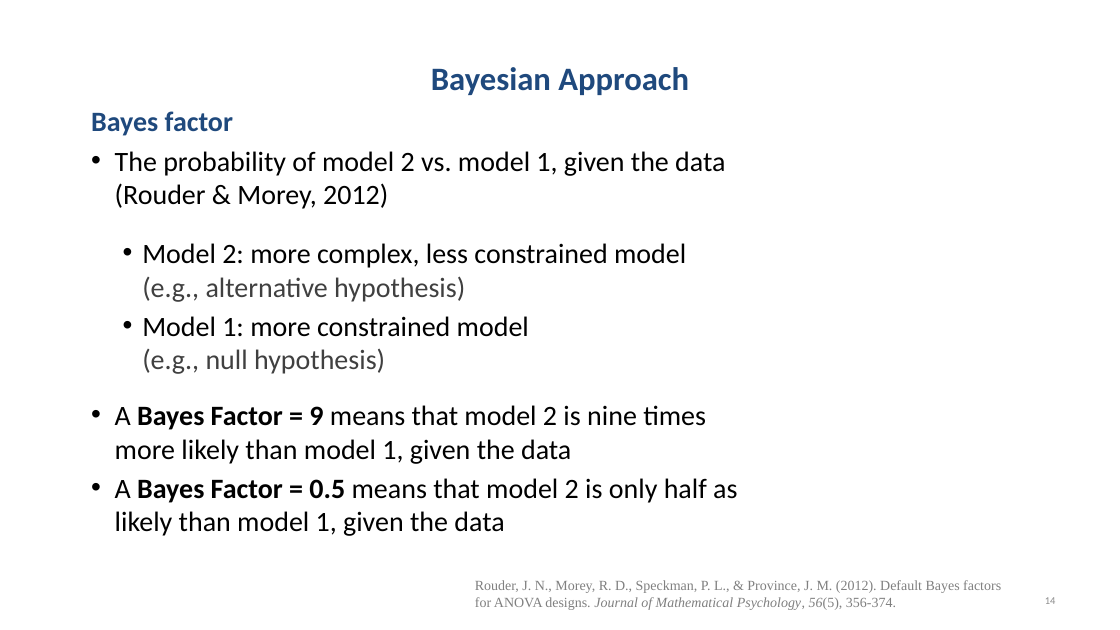
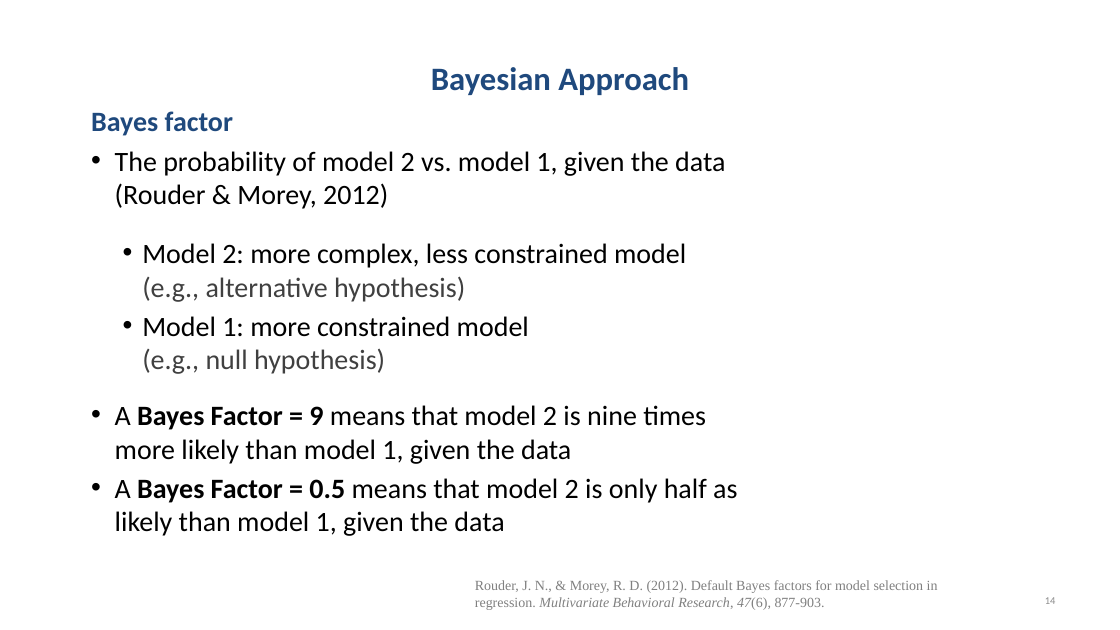
Before and after one commit to chrisjberry/datafluencyCB, a slide deck: slide 14 of docs/slides/PSYC753_Chris2.pptx. Drawn at 1120x630 pixels with LibreOffice and Linux fonts; fonts in the diff are those of the drawing. Boxes give left, top, right and bottom in pixels: in the first picture for what was removed or moved away, otherwise in the second. Text is boxed around its words. In the diff, an @@ line names an element or a change of style, - is before the commit and + after.

```diff
--- a/docs/slides/PSYC753_Chris2.pptx
+++ b/docs/slides/PSYC753_Chris2.pptx
@@ text at bbox=[475, 580, 938, 610]: text changed @@
-Rouder, J. N., Morey, R. D., Speckman, P. L., & Province, J. M. (2012). Default Bayes factors for ANOVA designs. Journal of Mathematical Psychology, 56(5), 356-374.
+Rouder, J. N., & Morey, R. D. (2012). Default Bayes factors for model selection in regression. Multivariate Behavioral Research, 47(6), 877-903.
```
Also in this commit, not shown: 9 other files.
